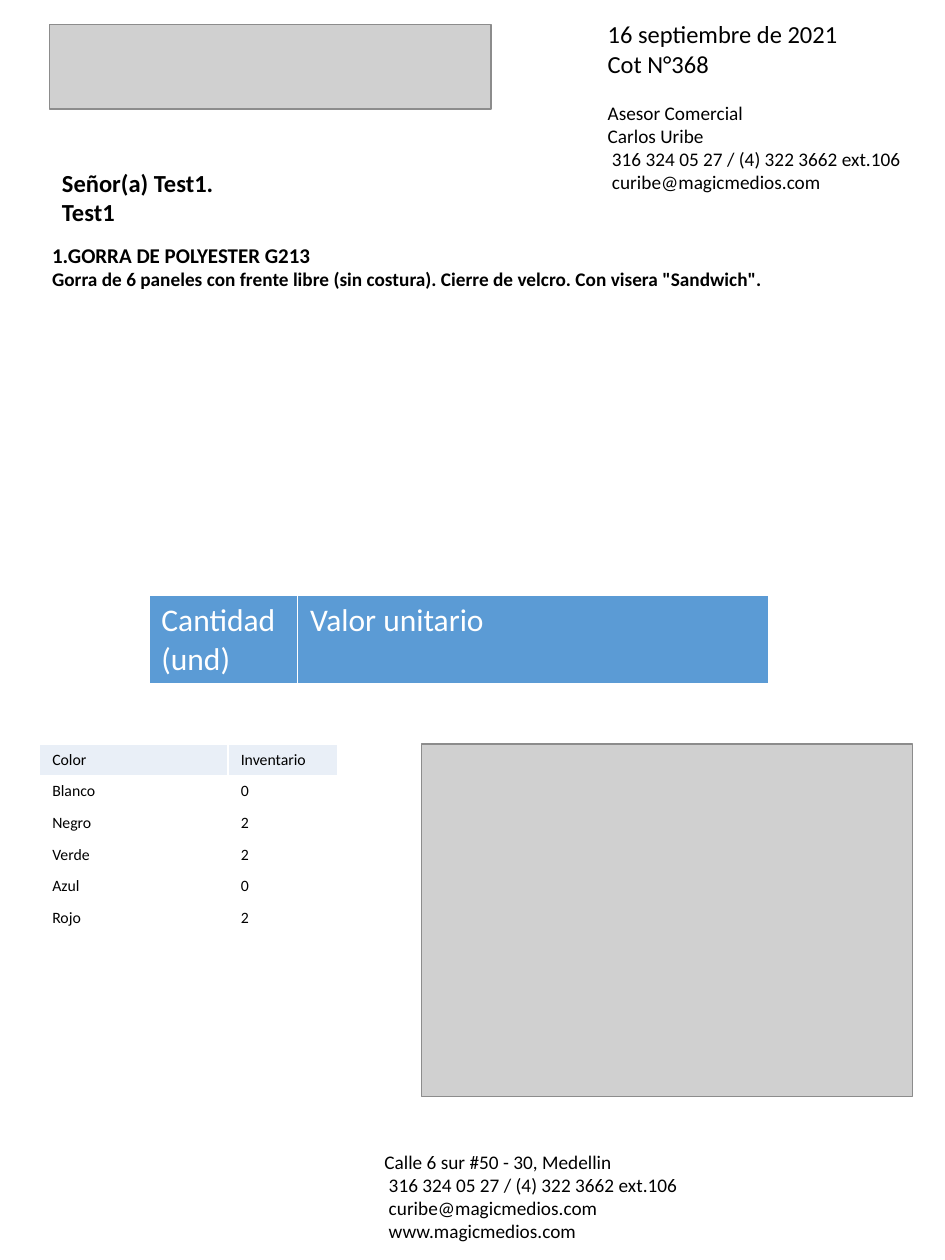
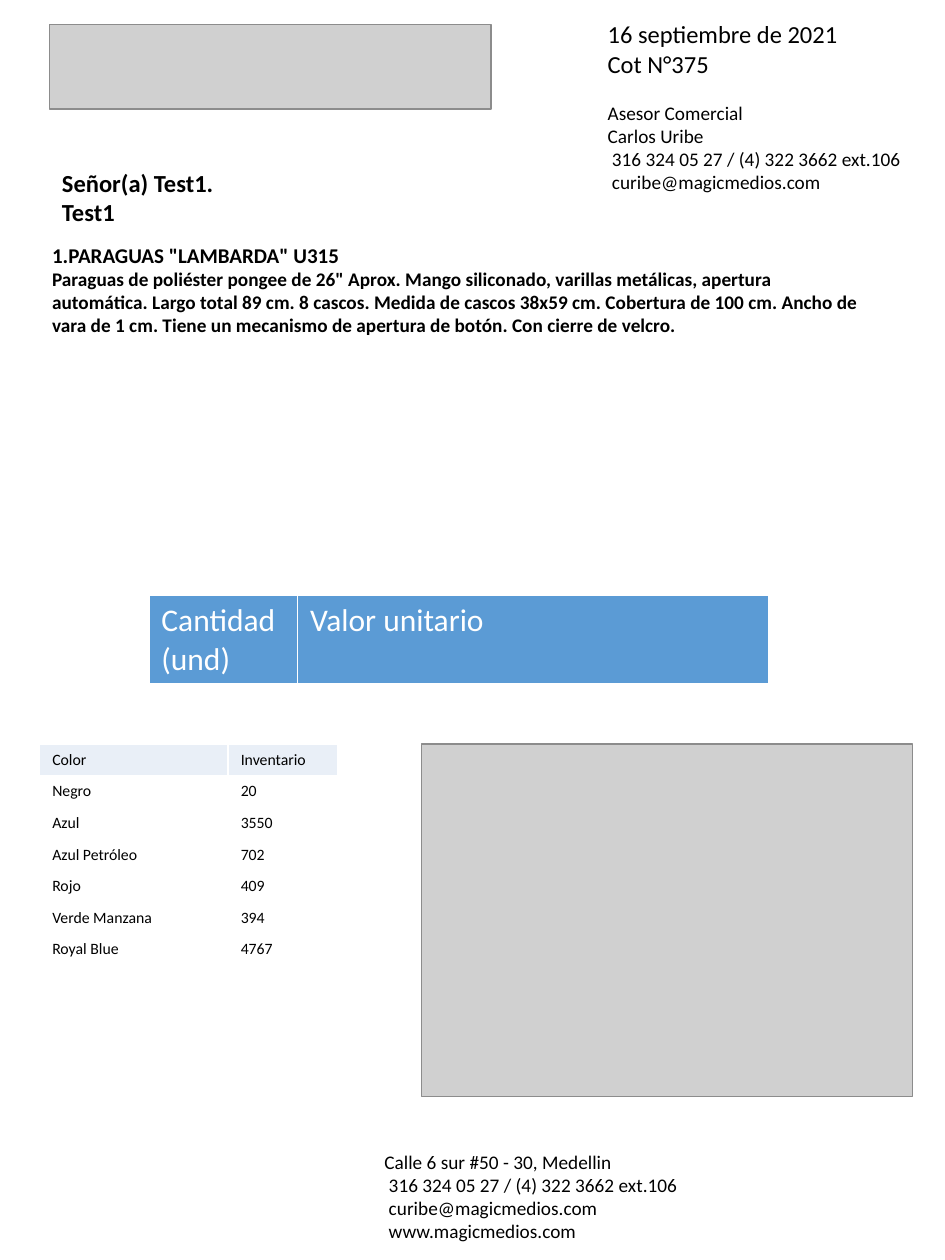
Before and after one commit to felipeospina21/MagicMedios, a slide deck: slide 1 of cotizaciones/cotización_Test1.pptx. Drawn at 945x1260 pixels with LibreOffice and Linux fonts; fonts in the diff are those of the drawing; grey boxes stand for pictures. Boxes give left, top, right and bottom in pixels: in the first picture for what was removed or moved away, otherwise in the second. Text is boxed around its words. In the diff, an @@ line names an element or a change of style, - is before the commit and + after.

```diff
--- a/cotizaciones/cotización_Test1.pptx
+++ b/cotizaciones/cotización_Test1.pptx
@@ text at (x1=608, y1=56, x2=708, y2=73): text changed @@
-Cot N°368
+Cot N°375
@@ text at (x1=52, y1=248, x2=339, y2=263): text changed @@
-1.GORRA DE POLYESTER G213
+1.PARAGUAS "LAMBARDA" U315
@@ text at (x1=52, y1=272, x2=857, y2=335): text changed @@
-Gorra de 6 paneles con frente libre (sin costura). Cierre de velcro. Con visera "Sandwich".
+Paraguas de poliéster pongee de 26" Aprox. Mango siliconado, varillas metálicas, apertura automática. Largo total 89 cm. 8 cascos. Medida de cascos 38x59 cm. Cobertura de 100 cm. Ancho de vara de 1 cm. Tiene un mecanismo de apertura de botón. Con cierre de velcro.
@@ table at (x1=39, y1=745, x2=338, y2=961) @@
-row 2: Blanco | 0
-row 3: Negro | 2
-row 4: Verde | 2
-row 5: Azul | 0
-row 6: Rojo | 2
+row 2: Negro | 20
+row 3: Azul | 3550
+row 4: Azul Petróleo | 702
+row 5: Rojo | 409
+row 6: Verde Manzana | 394
+row 7: Royal Blue | 4767
```
Also in this commit, not shown: 3 other files.
